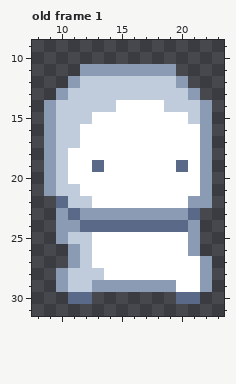
Pixel-art file -- Project Seraphim/Assets/Source/TestChar.aseprite. Above is the file before it was changed.
32x32 pixels, 1 frame. Shown: old frame 1: x 8..23, y 9..31. The commit also changed other frames, which this record leaves out.
After:
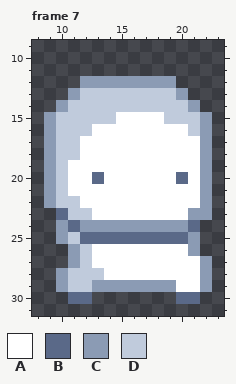
Palette (. is transparent): A #ffffff  B #5a6988  C #8b9bb4  D #c0cbdc
A new or re-ordered frame is compared with the old frame closest to it.
The exact change:
frames 1 -> 11
layer "Torso" added
layer "Head" added
layer "Layer 1" removed
Frame 7 is new; against old frame 1:
y 11: x 12..19 CCCCCCCC -> ........
y 12: x 11..20 CDDDDDDDDC -> .CCCCCCCC.
y 13: x 10..11 CD -> .C; x 20..21 DC -> C.
y 14: x 9..10 CD -> .C; x 15..18 AAAA -> DDDD; x 21..22 DC -> C.
y 15: x 13..14 AA -> DD; x 19..20 AA -> DD
y 16: x 12 A -> D; x 21 A -> D
y 18: x 11 A -> D
y 19: x 13 B -> A; x 20 B -> A
y 20: x 13 A -> B; x 20 A -> B
y 21: x 11 D -> A
y 22: x 9..10 .B -> CD; x 12 D -> A; x 21 C -> A
y 23: x 10..22 CBCCCCCCCCCB. -> BDDAAAAAAAACC
y 24: x 11..21 CBBBBBBBBBC -> BCCCCCCCCCB
y 25: x 12..20 DAAAAAAAA -> BBBBBBBBB
Where, in picture pixels (left, top, right, bottom), the same in both pictures:
changed: (44, 64, 212, 244)
